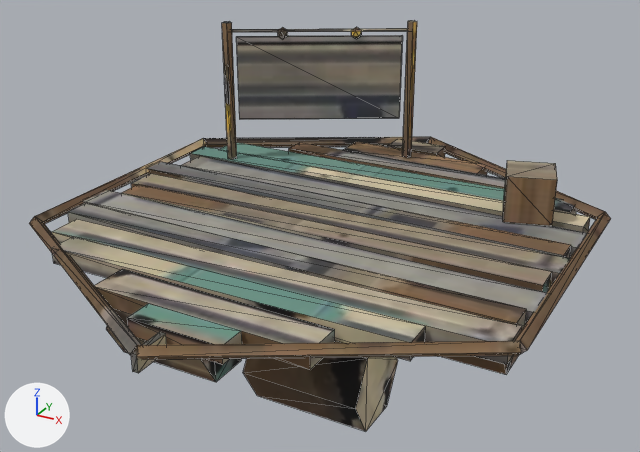
The glTF model client/public/city/raft-b-age1-lite.glb, before and after one commit.
One viewpoint serves both versions: a camera (50 mm lens) standing at (1.234, -2.256, 1.465) and looking at (0.015, -0.038, 0.356). The lights are fixed; the arrows at lower left show +X, +Y and +Z. The older version comes first. Mesh edges are drawn as thin lines. Where no turn or scale is listed for an object, it has been applied to the vertices. Vertices at exactly the same position are counted once.

Objects in the first picture: 'raft-b-age1-lite'.
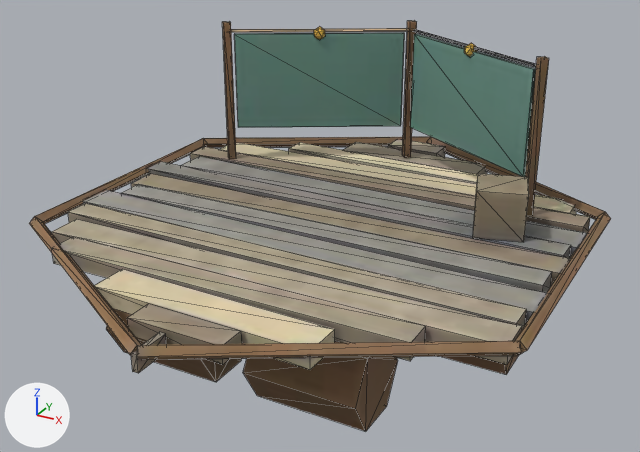
Changed parts and their boxes (x1, y1, x2, y2) in the pictures (640 x 452 px; the box of a moved part takes in the faces that stretch with it):
part 1 of me_raft_b_age1_lite, moved or reshaped: before (236, 35, 403, 120); after (410, 34, 536, 177)
part 2 of me_raft_b_age1_lite, moved or reshaped: before (351, 27, 362, 39); after (464, 43, 477, 56)
part 3 of me_raft_b_age1_lite, moved or reshaped: before (503, 160, 557, 226); after (473, 174, 529, 242)
part 4 of me_raft_b_age1_lite, built on: before (222, 21, 417, 160); after (222, 21, 549, 216)
part 5 of me_raft_b_age1_lite, surface changed: (29, 23, 611, 431) in both

The change in detail:
me_raft_b_age1_lite is used by ob_raft_b_age1_lite; location (0.0, 0.0, 0.449).
me_raft_b_age1_lite had 314 vertices, 508 faces and spanned x -0.8..0.8, y -0.91..0.91, z -0.42..0.42.
me_raft_b_age1_lite now has 331 vertices, 532 faces and spans x -0.8..0.8, y -0.91..0.91, z -0.42..0.42.
me_raft_b_age1_lite part 1: the loose piece of 8 vertices spanning x -0.54..-0.02, y 0.34..0.65, z 0.07..0.37 is scaled about its middle by (1.02, -1.02, 1.13), then moved by (0.56, 0.0, -0.01).
me_raft_b_age1_lite part 2: the loose piece of 12 vertices spanning x -0.19..-0.15, y 0.54..0.58, z 0.36..0.4 is moved by (0.45, -0.07, 0.0).
me_raft_b_age1_lite part 3: the loose piece of 8 vertices spanning x 0.47..0.65, y 0.24..0.42, z -0.08..0.07 is moved by (-0.04, -0.16, 0.0).
Part 4, on me_raft_b_age1_lite:
11 vertices are removed from x -0.58..0.01, y 0.32..0.67, z -0.08..0.42.
42 faces are deleted.
15 vertices move from x -0.57..0.02, y 0.32..0.67, z -0.08..0.42 to x -0.58..0.0, y 0.31..0.66, z -0.08..0.42.
23 vertices are added at x -0.58..0.58, y 0.31..0.66, z -0.08..0.41.
5 new vertices lie (0.0, 0.0, 0.5) away from vertices in x 0.02..0.58, y 0.31..0.66, z -0.08.
66 new faces join them.
me_raft_b_age1_lite part 5: 408 kept faces spanning x -0.8..0.8, y -0.91..0.91, z -0.42..0.42 get new texture (UV) coordinates.
